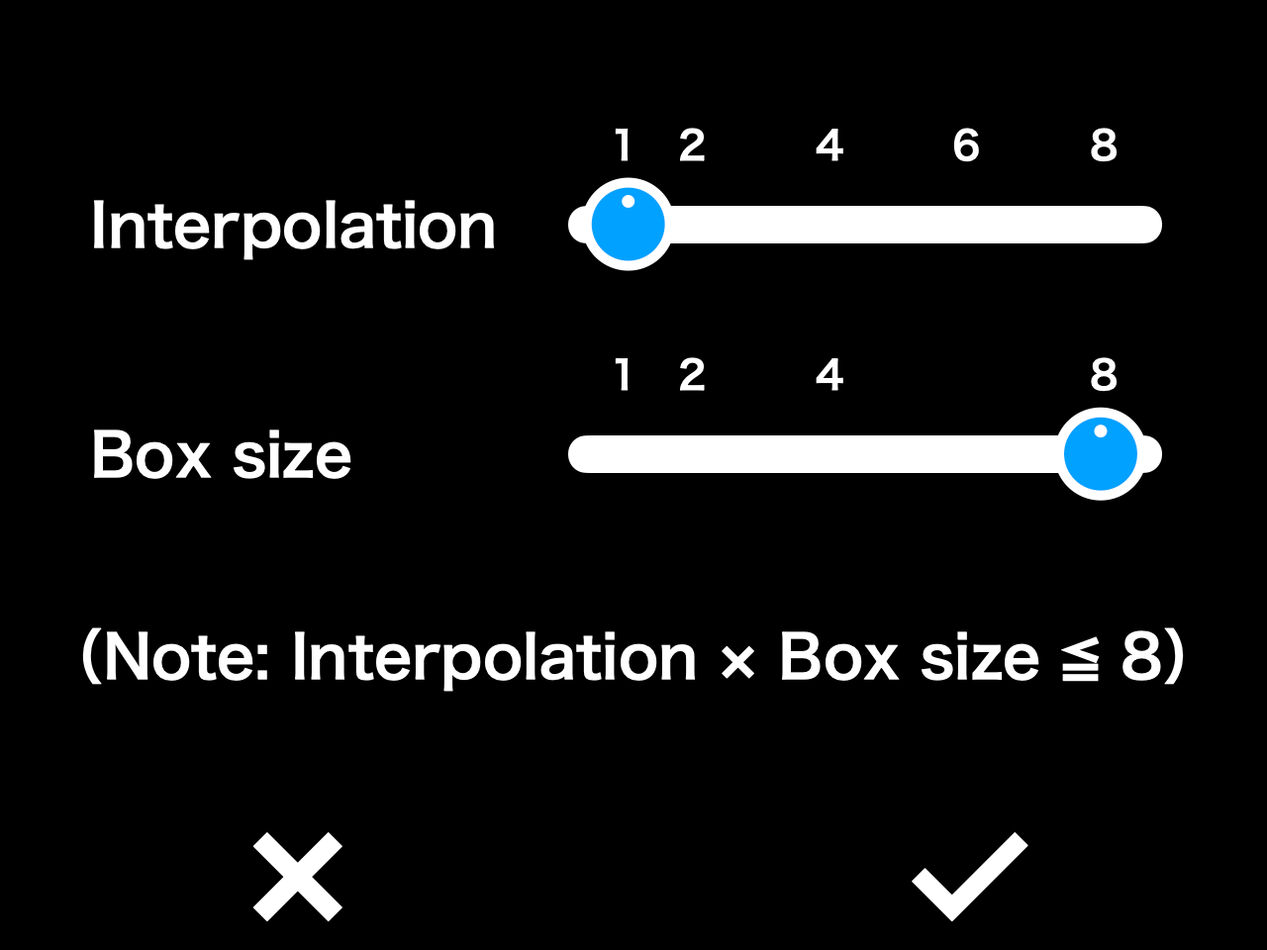
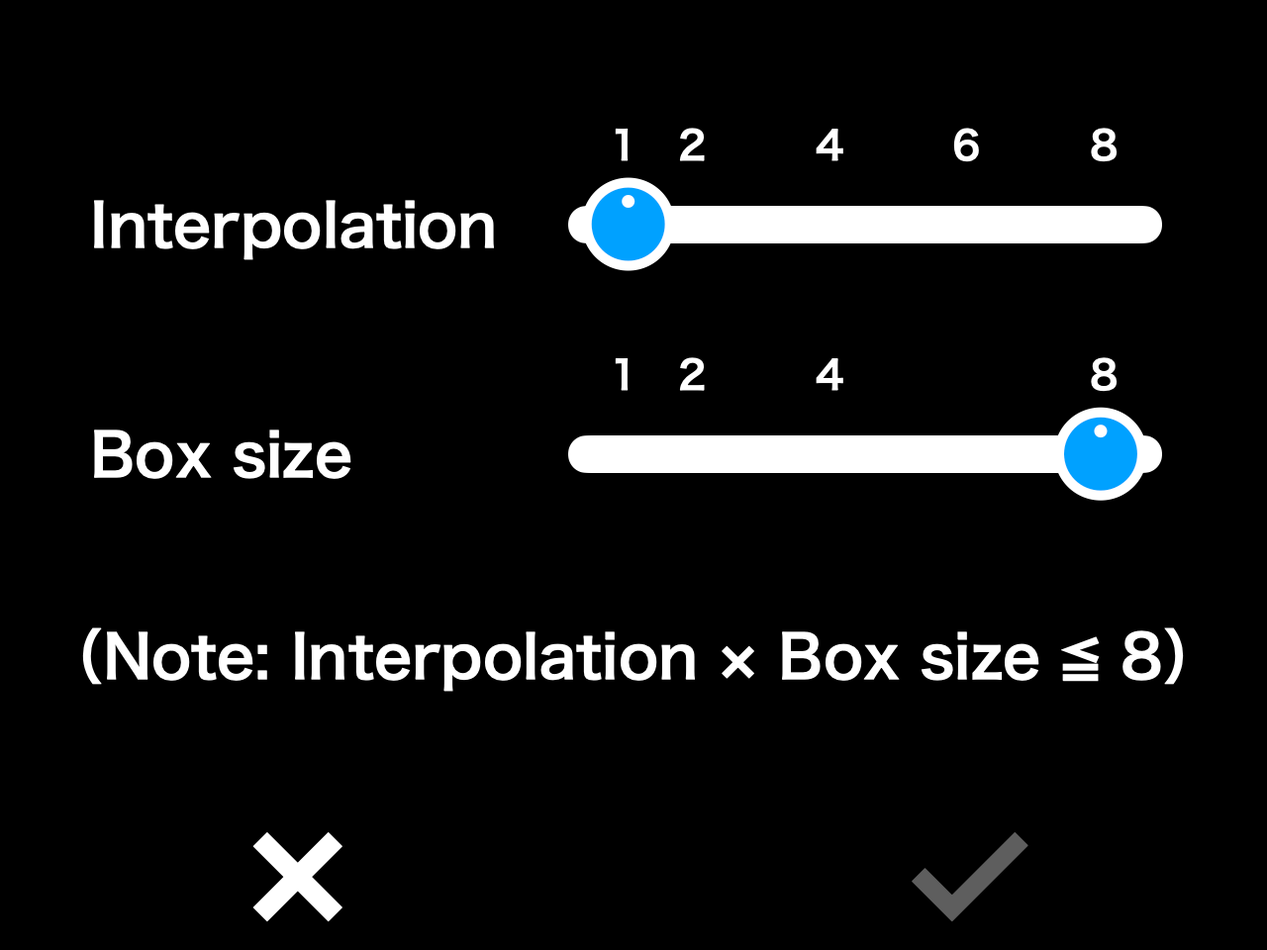
Layered file, before and after one edit (1267×950). Changes by layer:
added layer "Layer 6" (1st of 2) above "Layer 5" over bbox(911, 832, 1029, 923)
showed "Layer 5" (2nd of 2) over bbox(911, 832, 1029, 923)
